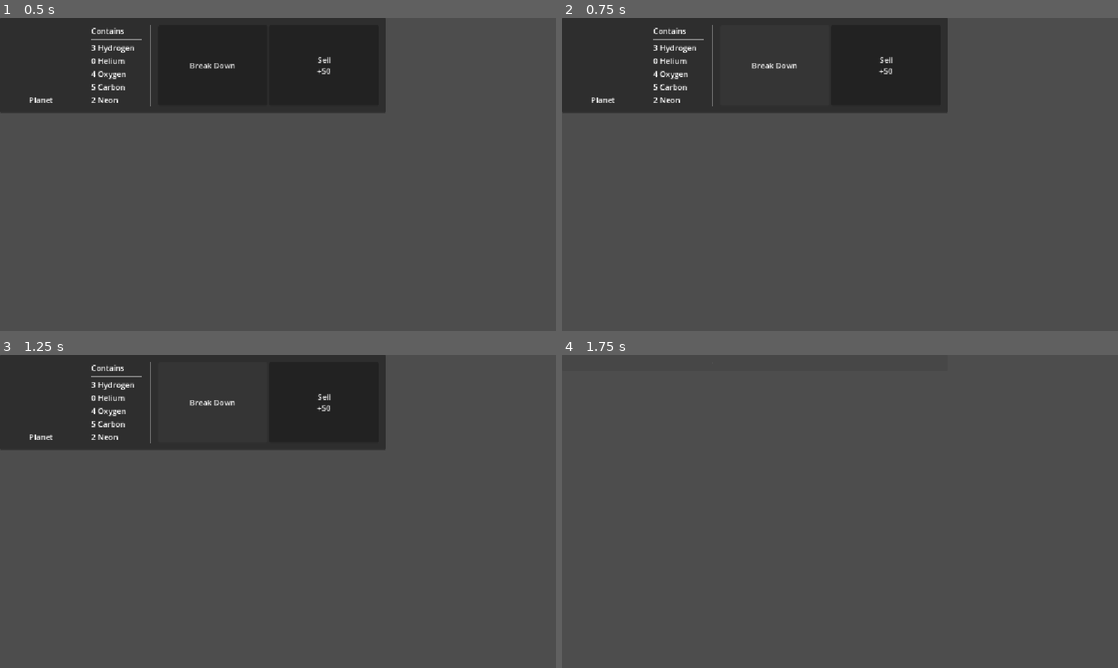
Above: before the commit, frames 1-4 (two rows, left to right).
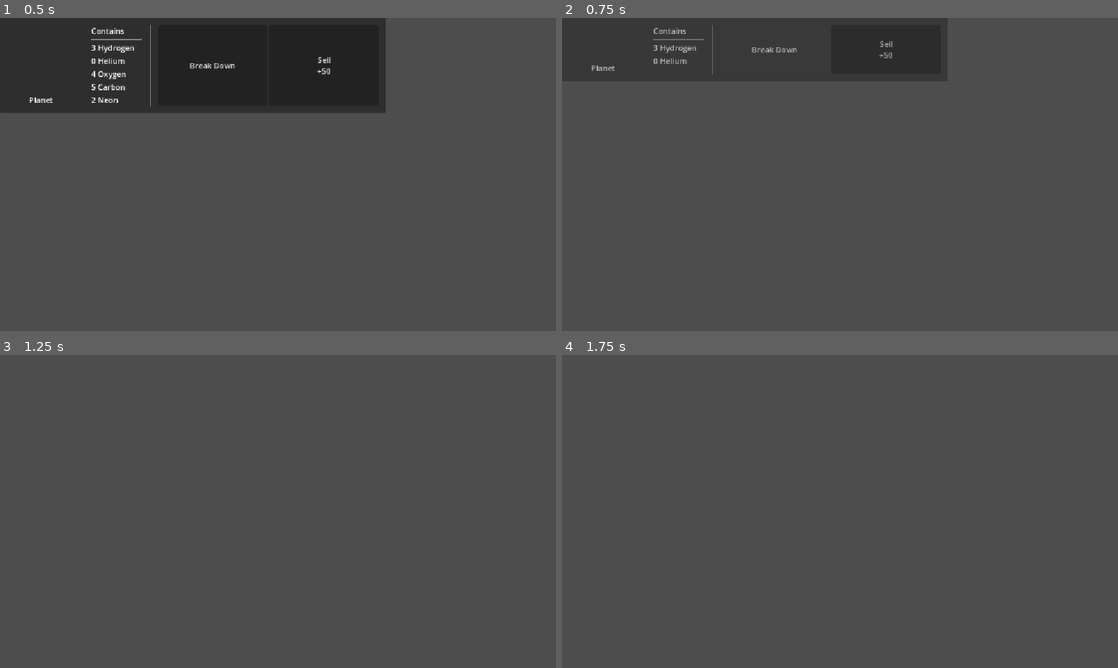
Above: after the commit, the same moments.

Repository: appellatebaton0/siege-7
Game: Godot game, scene res://scenes/planet_entry.tscn
Same seed, same stepped clock (60 frames per second), same inputs: the game is played once before the commit and once after it. This scene is started directly instead of the project's main scene.
Inputs (mouse positions are in pixels of both pictures, inside the frame that each line leads up to):
- Up to frame 1 (0.5 s): no input
- Up to frame 2 (0.75 s): click "Break Down" at 0.5 s
- Up to frame 3 (1.25 s): no input
- Up to frame 4 (1.75 s): click (884, 401) at 1.25 s, where only the run before the commit has a clickable "Sell +50"

Frame 1 is identical in both runs. In frame 2, 5.8% of the frame differs, in the area x 0-70%, y 3-30%; in frame 3, 16%, in the area x 0-70%, y 0-30%; in frame 4, less than 0.1%.

Commit message:
v0.12 - Break Down
I apparently forgot to do this, but you can now break collected planets down into their elements.

Diff:
--- a/scenes/planet_entry.tscn
+++ b/scenes/planet_entry.tscn
@@ -22,6 +22,201 @@
 fill = 1
 fill_from = Vector2(0.5, 0.5)
 fill_to = Vector2(-0.25, -0.14)
+
+[sub_resource type="Animation" id="Animation_loelt"]
+length = 0.001
+tracks/0/type = "value"
+tracks/0/imported = false
+tracks/0/enabled = true
+tracks/0/path = NodePath(".:modulate")
+tracks/0/interp = 1
+tracks/0/loop_wrap = true
+tracks/0/keys = {
+"times": PackedFloat32Array(0),
+"transitions": PackedFloat32Array(1),
+"update": 0,
+"values": [Color(1, 1, 1, 1)]
+}
+tracks/1/type = "value"
+tracks/1/imported = false
+tracks/1/enabled = true
+tracks/1/path = NodePath(".:custom_minimum_size")
+tracks/1/interp = 1
+tracks/1/loop_wrap = true
+tracks/1/keys = {
+"times": PackedFloat32Array(0),
+"transitions": PackedFloat32Array(1),
+"update": 0,
+"values": [Vector2(800, 0)]
+}
+tracks/2/type = "value"
+tracks/2/imported = false
+tracks/2/enabled = true
+tracks/2/path = NodePath("MarginContainer/HBoxContainer/VBoxContainer/Title:visible")
+tracks/2/interp = 1
+tracks/2/loop_wrap = true
+tracks/2/keys = {
+"times": PackedFloat32Array(0),
+"transitions": PackedFloat32Array(1),
+"update": 1,
+"values": [true]
+}
+tracks/3/type = "value"
+tracks/3/imported = false
+tracks/3/enabled = true
+tracks/3/path = NodePath("MarginContainer/HBoxContainer/VBoxContainer/HSeparator:visible")
+tracks/3/interp = 1
+tracks/3/loop_wrap = true
+tracks/3/keys = {
+"times": PackedFloat32Array(0),
+"transitions": PackedFloat32Array(1),
+"update": 1,
+"values": [true]
+}
+tracks/4/type = "value"
+tracks/4/imported = false
+tracks/4/enabled = true
+tracks/4/path = NodePath("MarginContainer/HBoxContainer/PlanetInfo/Icon:visible")
+tracks/4/interp = 1
+tracks/4/loop_wrap = true
+tracks/4/keys = {
+"times": PackedFloat32Array(0),
+"transitions": PackedFloat32Array(1),
+"update": 1,
+"values": [true]
+}
+tracks/5/type = "value"
+tracks/5/imported = false
+tracks/5/enabled = true
+tracks/5/path = NodePath("MarginContainer/HBoxContainer/PlanetInfo/Icon:custom_minimum_size")
+tracks/5/interp = 1
+tracks/5/loop_wrap = true
+tracks/5/keys = {
+"times": PackedFloat32Array(0),
+"transitions": PackedFloat32Array(1),
+"update": 0,
+"values": [Vector2(140, 0)]
+}
+tracks/6/type = "value"
+tracks/6/imported = false
+tracks/6/enabled = true
+tracks/6/path = NodePath("MarginContainer/HBoxContainer/VBoxContainer/Neon:visible")
+tracks/6/interp = 1
+tracks/6/loop_wrap = true
+tracks/6/keys = {
+"times": PackedFloat32Array(0),
+"transitions": PackedFloat32Array(1),
+"update": 1,
+"values": [true]
+}
+tracks/7/type = "value"
+tracks/7/imported = false
+tracks/7/enabled = true
+tracks/7/path = NodePath("MarginContainer/HBoxContainer/VBoxContainer/Hydrogen:visible")
+tracks/7/interp = 1
+tracks/7/loop_wrap = true
+tracks/7/keys = {
+"times": PackedFloat32Array(0),
+"transitions": PackedFloat32Array(1),
+"update": 1,
+"values": [true]
+}
+tracks/8/type = "value"
+tracks/8/imported = false
+tracks/8/enabled = true
+tracks/8/path = NodePath("MarginContainer/HBoxContainer/VBoxContainer/Helium:visible")
+tracks/8/interp = 1
+tracks/8/loop_wrap = true
+tracks/8/keys = {
+"times": PackedFloat32Array(0),
+"transitions": PackedFloat32Array(1),
+"update": 1,
+"values": [true]
+}
+tracks/9/type = "value"
+tracks/9/imported = false
+tracks/9/enabled = true
+tracks/9/path = NodePath("MarginContainer/HBoxContainer/VBoxContainer/Oxygen:visible")
+tracks/9/interp = 1
+tracks/9/loop_wrap = true
+tracks/9/keys = {
+"times": PackedFloat32Array(0),
+"transitions": PackedFloat32Array(1),
+"update": 1,
+"values": [true]
+}
+tracks/10/type = "value"
+tracks/10/imported = false
+tracks/10/enabled = true
+tracks/10/path = NodePath("MarginContainer/HBoxContainer/VBoxContainer/Carbon:visible")
+tracks/10/interp = 1
+tracks/10/loop_wrap = true
+tracks/10/keys = {
+"times": PackedFloat32Array(0),
+"transitions": PackedFloat32Array(1),
+"update": 1,
+"values": [true]
+}
+tracks/11/type = "value"
+tracks/11/imported = false
+tracks/11/enabled = true
+tracks/11/path = NodePath("MarginContainer/HBoxContainer/PlanetInfo/Name:visible")
+tracks/11/interp = 1
+tracks/11/loop_wrap = true
+tracks/11/keys = {
+"times": PackedFloat32Array(0),
+"transitions": PackedFloat32Array(1),
+"update": 1,
+"values": [true]
+}
+tracks/12/type = "value"
+tracks/12/imported = false
+tracks/12/enabled = true
+tracks/12/path = NodePath("MarginContainer/HBoxContainer/Options/BreakDown:visible")
+tracks/12/interp = 1
+tracks/12/loop_wrap = true
+tracks/12/keys = {
+"times": PackedFloat32Array(0),
+"transitions": PackedFloat32Array(1),
+"update": 1,
+"values": [true]
+}
+tracks/13/type = "value"
+tracks/13/imported = false
+tracks/13/enabled = true
+tracks/13/path = NodePath("MarginContainer/HBoxContainer/Options/Sell:visible")
+tracks/13/interp = 1
+tracks/13/loop_wrap = true
+tracks/13/keys = {
+"times": PackedFloat32Array(0),
+"transitions": PackedFloat32Array(1),
+"update": 1,
+"values": [true]
+}
+tracks/14/type = "value"
+tracks/14/imported = false
+tracks/14/enabled = true
+tracks/14/path = NodePath("MarginContainer:visible")
+tracks/14/interp = 1
+tracks/14/loop_wrap = true
+tracks/14/keys = {
+"times": PackedFloat32Array(0),
+"transitions": PackedFloat32Array(1),
+"update": 1,
+"values": [true]
+}
+tracks/15/type = "value"
+tracks/15/imported = false
+tracks/15/enabled = true
+tracks/15/path = NodePath(".:visible")
+tracks/15/interp = 1
+tracks/15/loop_wrap = true
+tracks/15/keys = {
+"times": PackedFloat32Array(0),
+"transitions": PackedFloat32Array(1),
+"update": 1,
+"values": [true]
+}
 
 [sub_resource type="Animation" id="Animation_d5rds"]
 resource_name = "free"
@@ -219,201 +414,6 @@
 "values": [true]
 }
 
-[sub_resource type="Animation" id="Animation_loelt"]
-length = 0.001
-tracks/0/type = "value"
-tracks/0/imported = false
-tracks/0/enabled = true
-tracks/0/path = NodePath(".:modulate")
-tracks/0/interp = 1
-tracks/0/loop_wrap = true
-tracks/0/keys = {
-"times": PackedFloat32Array(0),
-"transitions": PackedFloat32Array(1),
-"update": 0,
-"values": [Color(1, 1, 1, 1)]
-}
-tracks/1/type = "value"
-tracks/1/imported = false
-tracks/1/enabled = true
-tracks/1/path = NodePath(".:custom_minimum_size")
-tracks/1/interp = 1
-tracks/1/loop_wrap = true
-tracks/1/keys = {
-"times": PackedFloat32Array(0),
-"transitions": PackedFloat32Array(1),
-"update": 0,
-"values": [Vector2(800, 0)]
-}
-tracks/2/type = "value"
-tracks/2/imported = false
-tracks/2/enabled = true
-tracks/2/path = NodePath("MarginContainer/HBoxContainer/VBoxContainer/Title:visible")
-tracks/2/interp = 1
-tracks/2/loop_wrap = true
-tracks/2/keys = {
-"times": PackedFloat32Array(0),
-"transitions": PackedFloat32Array(1),
-"update": 1,
-"values": [true]
-}
-tracks/3/type = "value"
-tracks/3/imported = false
-tracks/3/enabled = true
-tracks/3/path = NodePath("MarginContainer/HBoxContainer/VBoxContainer/HSeparator:visible")
-tracks/3/interp = 1
-tracks/3/loop_wrap = true
-tracks/3/keys = {
-"times": PackedFloat32Array(0),
-"transitions": PackedFloat32Array(1),
-"update": 1,
-"values": [true]
-}
-tracks/4/type = "value"
-tracks/4/imported = false
-tracks/4/enabled = true
-tracks/4/path = NodePath("MarginContainer/HBoxContainer/PlanetInfo/Icon:visible")
-tracks/4/interp = 1
-tracks/4/loop_wrap = true
-tracks/4/keys = {
-"times": PackedFloat32Array(0),
-"transitions": PackedFloat32Array(1),
-"update": 1,
-"values": [true]
-}
-tracks/5/type = "value"
-tracks/5/imported = false
-tracks/5/enabled = true
-tracks/5/path = NodePath("MarginContainer/HBoxContainer/PlanetInfo/Icon:custom_minimum_size")
-tracks/5/interp = 1
-tracks/5/loop_wrap = true
-tracks/5/keys = {
-"times": PackedFloat32Array(0),
-"transitions": PackedFloat32Array(1),
-"update": 0,
-"values": [Vector2(140, 0)]
-}
-tracks/6/type = "value"
-tracks/6/imported = false
-tracks/6/enabled = true
-tracks/6/path = NodePath("MarginContainer/HBoxContainer/VBoxContainer/Neon:visible")
-tracks/6/interp = 1
-tracks/6/loop_wrap = true
-tracks/6/keys = {
-"times": PackedFloat32Array(0),
-"transitions": PackedFloat32Array(1),
-"update": 1,
-"values": [true]
-}
-tracks/7/type = "value"
-tracks/7/imported = false
-tracks/7/enabled = true
-tracks/7/path = NodePath("MarginContainer/HBoxContainer/VBoxContainer/Hydrogen:visible")
-tracks/7/interp = 1
-tracks/7/loop_wrap = true
-tracks/7/keys = {
-"times": PackedFloat32Array(0),
-"transitions": PackedFloat32Array(1),
-"update": 1,
-"values": [true]
-}
-tracks/8/type = "value"
-tracks/8/imported = false
-tracks/8/enabled = true
-tracks/8/path = NodePath("MarginContainer/HBoxContainer/VBoxContainer/Helium:visible")
-tracks/8/interp = 1
-tracks/8/loop_wrap = true
-tracks/8/keys = {
-"times": PackedFloat32Array(0),
-"transitions": PackedFloat32Array(1),
-"update": 1,
-"values": [true]
-}
-tracks/9/type = "value"
-tracks/9/imported = false
-tracks/9/enabled = true
-tracks/9/path = NodePath("MarginContainer/HBoxContainer/VBoxContainer/Oxygen:visible")
-tracks/9/interp = 1
-tracks/9/loop_wrap = true
-tracks/9/keys = {
-"times": PackedFloat32Array(0),
-"transitions": PackedFloat32Array(1),
-"update": 1,
-"values": [true]
-}
-tracks/10/type = "value"
-tracks/10/imported = false
-tracks/10/enabled = true
-tracks/10/path = NodePath("MarginContainer/HBoxContainer/VBoxContainer/Carbon:visible")
-tracks/10/interp = 1
-tracks/10/loop_wrap = true
-tracks/10/keys = {
-"times": PackedFloat32Array(0),
-"transitions": PackedFloat32Array(1),
-"update": 1,
-"values": [true]
-}
-tracks/11/type = "value"
-tracks/11/imported = false
-tracks/11/enabled = true
-tracks/11/path = NodePath("MarginContainer/HBoxContainer/PlanetInfo/Name:visible")
-tracks/11/interp = 1
-tracks/11/loop_wrap = true
-tracks/11/keys = {
-"times": PackedFloat32Array(0),
-"transitions": PackedFloat32Array(1),
-"update": 1,
-"values": [true]
-}
-tracks/12/type = "value"
-tracks/12/imported = false
-tracks/12/enabled = true
-tracks/12/path = NodePath("MarginContainer/HBoxContainer/Options/BreakDown:visible")
-tracks/12/interp = 1
-tracks/12/loop_wrap = true
-tracks/12/keys = {
-"times": PackedFloat32Array(0),
-"transitions": PackedFloat32Array(1),
-"update": 1,
-"values": [true]
-}
-tracks/13/type = "value"
-tracks/13/imported = false
-tracks/13/enabled = true
-tracks/13/path = NodePath("MarginContainer/HBoxContainer/Options/Sell:visible")
-tracks/13/interp = 1
-tracks/13/loop_wrap = true
-tracks/13/keys = {
-"times": PackedFloat32Array(0),
-"transitions": PackedFloat32Array(1),
-"update": 1,
-"values": [true]
-}
-tracks/14/type = "value"
-tracks/14/imported = false
-tracks/14/enabled = true
-tracks/14/path = NodePath("MarginContainer:visible")
-tracks/14/interp = 1
-tracks/14/loop_wrap = true
-tracks/14/keys = {
-"times": PackedFloat32Array(0),
-"transitions": PackedFloat32Array(1),
-"update": 1,
-"values": [true]
-}
-tracks/15/type = "value"
-tracks/15/imported = false
-tracks/15/enabled = true
-tracks/15/path = NodePath(".:visible")
-tracks/15/interp = 1
-tracks/15/loop_wrap = true
-tracks/15/keys = {
-"times": PackedFloat32Array(0),
-"transitions": PackedFloat32Array(1),
-"update": 1,
-"values": [true]
-}
-
 [sub_resource type="AnimationLibrary" id="AnimationLibrary_dlnon"]
 _data = {
 &"RESET": SubResource("Animation_loelt"),
@@ -515,5 +515,6 @@
 &"": SubResource("AnimationLibrary_dlnon")
 }
 
+[connection signal="pressed" from="MarginContainer/HBoxContainer/Options/BreakDown" to="." method="_on_break_down_pressed"]
 [connection signal="pressed" from="MarginContainer/HBoxContainer/Options/Sell" to="." method="_on_sell_pressed"]
 [connection signal="animation_finished" from="AnimationPlayer" to="." method="_on_animation_finished"]
--- a/scripts/planet_entry.gd
+++ b/scripts/planet_entry.gd
@@ -32,6 +32,14 @@
 func _on_sell_pressed() -> void:
 	Global.change_contents("money", data.worth)
 	$AnimationPlayer.play("free")
+func _on_break_down_pressed() -> void:
+
+	for element in elements.keys():
+		Global.change_contents(element, data.get(element))
+
+	$AnimationPlayer.play("free")
+
+
 
 func _on_animation_finished(_val) -> void:
 	queue_free()
--- a/scripts/tray.gd
+++ b/scripts/tray.gd
@@ -15,7 +15,6 @@
 	var new:PlanetEntry = entry_scene.instantiate()
 
 	new.data = data
-	pri
 
 	entry_slot.add_sibling(new)
 
